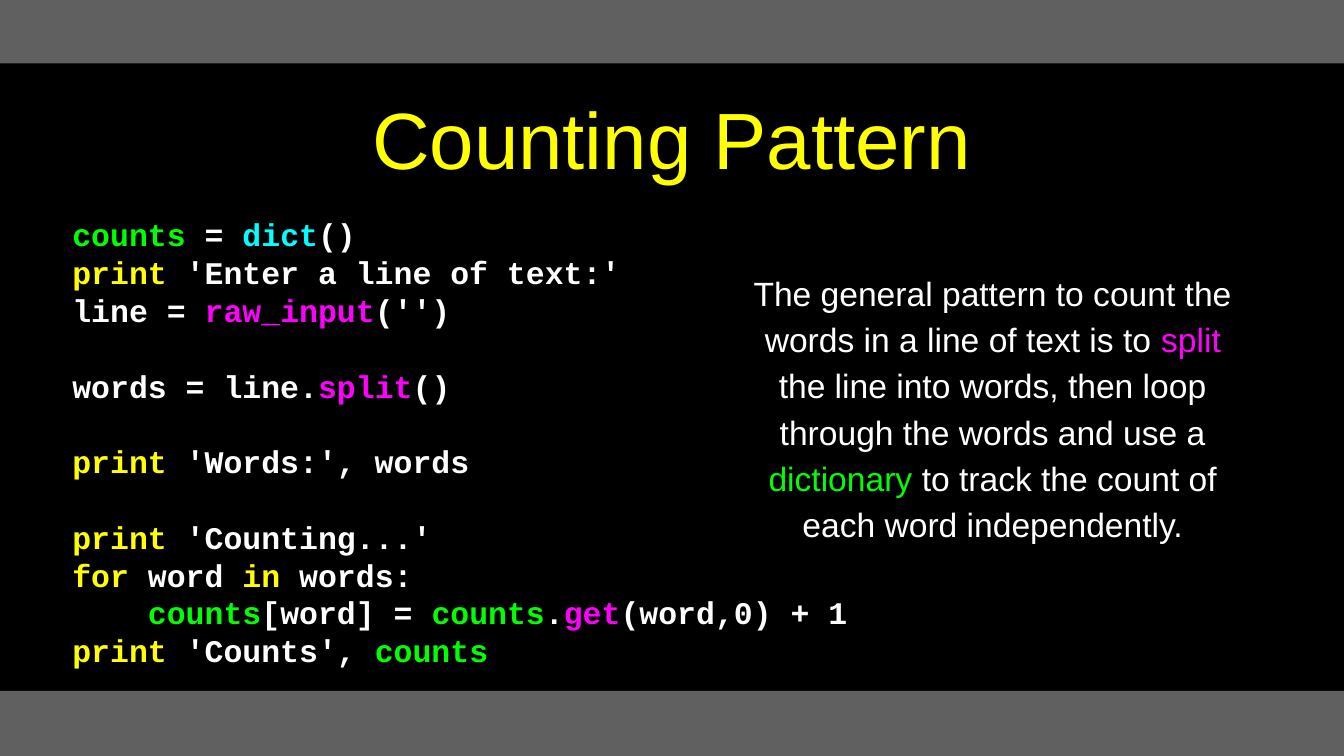
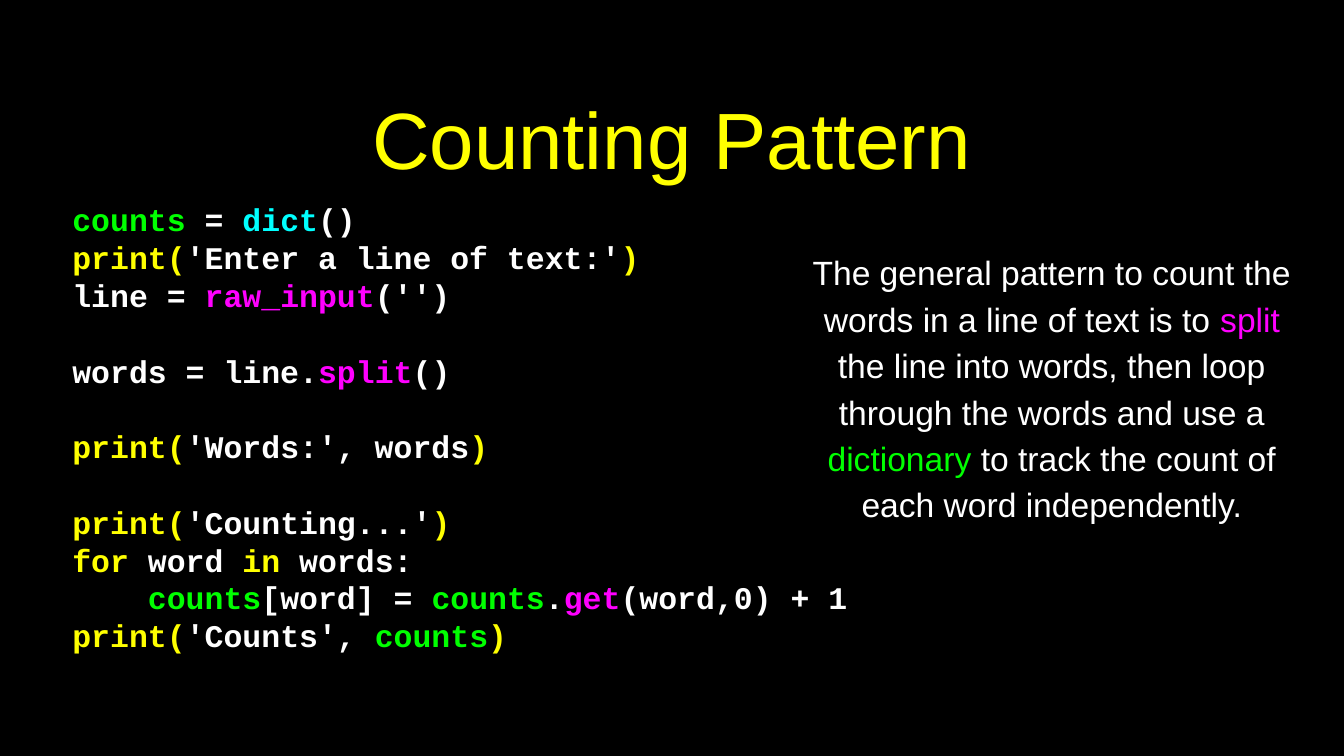
Before and after one commit to csev/py4e, a slide deck: slide 23 of lectures3/Pythonlearn-09-Dictionaries.pptx (slide 24 before the commit). Drawn at 1344x756 pixels with LibreOffice and Linux fonts; fonts in the diff are those of the drawing. Boxes give left, top, right and bottom in pixels: in the first picture for what was removed or moved away, otherwise in the second. Text is boxed around its words. In the diff, an @@ line names an element or a change of style, - is before the commit and + after.

```diff
--- a/lectures3/Pythonlearn-09-Dictionaries.pptx
+++ b/lectures3/Pythonlearn-09-Dictionaries.pptx
@@ rectangle removed at (x1=0, y1=0, x2=1344, y2=63) @@
@@ text "The general pattern to count ..." moved from (x1=754, y1=281, x2=1232, y2=544) to (x1=813, y1=260, x2=1291, y2=524) @@
@@ text at (x1=72, y1=246, x2=639, y2=276): text changed @@
-print 'Enter a line of text:'
+print('Enter a line of text:')
@@ text at (x1=72, y1=435, x2=489, y2=541): text changed @@
-print 'Words:', words
-print 'Counting...'
+print('Words:', words)
+print('Counting...')
@@ text at (x1=72, y1=624, x2=507, y2=654): text changed @@
-print 'Counts', counts
+print('Counts', counts)
@@ rectangle at (x1=0, y1=691, x2=1344, y2=756): fill #606060 to #000000 @@
```
Also in this commit, not shown: 29 other slides changed, 1 slide added, 2 slides removed, 10 other files.
